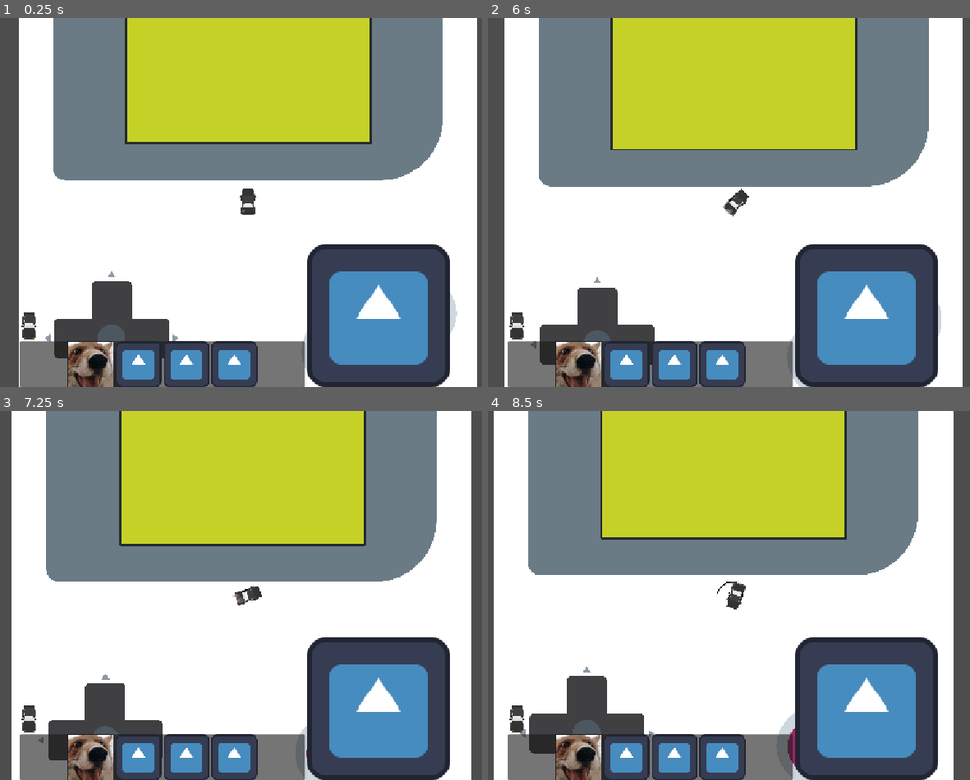
Above: before the commit, frames 1-4 (two rows, left to right).
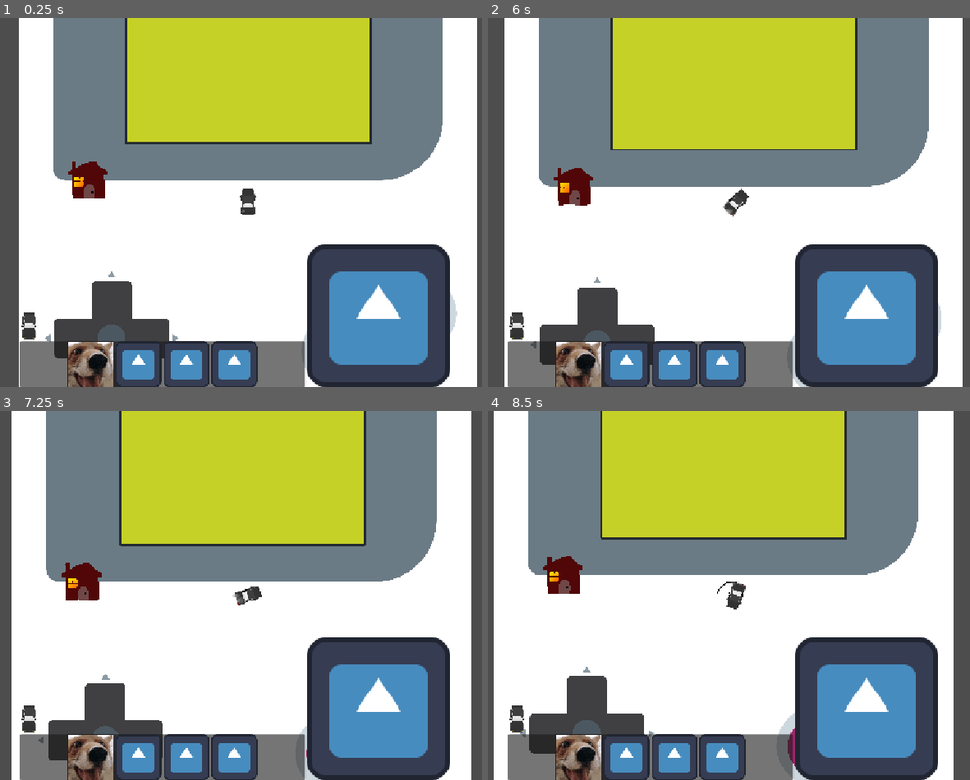
Above: after the commit, the same moments.

Repository: DBorgKiwami/game-jam-2
Game: Godot game, scene res://levels/testlevel.tscn
Two runs of this game, one before a commit and one after it. Both use one fixed random seed, a clock stepped at 60 frames per second and the inputs below. The engine's default icon, where the game draws it, is replaced by a stand-in: a white triangle on a blue panel in a dark square.
Inputs (mouse positions are in pixels of both pictures, inside the frame that each line leads up to):
- Up to frame 1 (0.25 s): no input
- Up to frame 2 (6 s): click (579, 364) at 0.5 s; click (627, 364) at 1.25 s; click (675, 364) at 2 s; click (724, 364) at 2.75 s; click "Press me 10 times to win" at 3.5 s; click (516, 324) at 4.25 s; tap Enter at 5 s; move the mouse to (878, 184) at 5.02 s; hold Right (turn_right) 5.03-5.78 s; hold Up (gas_pedal) 5.03-5.78 s; move the mouse to (603, 220) at 5.77 s; hold Space (brakes) from 5.78 s (still down); click (603, 220) at 5.85 s
- Up to frame 3 (7.25 s): move the mouse to (313, 514) at 6.52 s; release Space (brakes) at 6.53 s; hold Right (turn_right) from 6.53 s (still down); hold Up (gas_pedal) from 6.53 s (still down)
- Up to frame 4 (8.5 s): move the mouse to (704, 669) at 7.27 s; release Up (gas_pedal) at 7.28 s; click (704, 669) at 7.35 s; move the mouse to (931, 650) at 8.02 s; release Right (turn_right) at 8.03 s; hold Left (turn_left) from 8.03 s (still down); hold Up (gas_pedal) from 8.03 s (still down)

The runs differ from the first frame. In frame 1, 0.6% of the frame differs, in the area x 14-23%, y 38-49%; in frame 2, 0.6%; in frame 3, 0.7%, in the area x 12-22%, y 41-52%; in frame 4, 0.7%.

Commit message:
House Win Condition

Diff:
--- a/globals/signal_bus.gd
+++ b/globals/signal_bus.gd
@@ -3,6 +3,7 @@
 signal broken_part(part_index: int)
 signal part_repaired(part_index: int)
 signal toolbar_button_pressed(part_index: int)
+signal reached_house()
 
 #func _process(delta: float) -> void:
 	#broken_part.emit(1)
--- /dev/null
+++ b/levels/house.tscn
@@ -0,0 +1,71 @@
+[gd_scene format=3 uid="uid://bl4vjqa80jcv6"]
+
+[ext_resource type="Script" uid="uid://cw6sbxejvryul" path="res://levels/housescript.gd" id="1_0bg5l"]
+[ext_resource type="Texture2D" uid="uid://bdq4jvb1enysr" path="res://images/house1.png" id="1_4khaa"]
+[ext_resource type="Texture2D" uid="uid://2ak37u513tqe" path="res://images/house2.png" id="2_0bg5l"]
+[ext_resource type="Texture2D" uid="uid://drjtc5xc0u21o" path="res://images/house3.png" id="3_srnql"]
+
+[sub_resource type="CircleShape2D" id="CircleShape2D_l0kak"]
+radius = 280.0
+
+[sub_resource type="SpriteFrames" id="SpriteFrames_g4v7s"]
+animations = [{
+"frames": [{
+"duration": 1.0,
+"texture": ExtResource("1_4khaa")
+}, {
+"duration": 1.0,
+"texture": ExtResource("2_0bg5l")
+}, {
+"duration": 1.0,
+"texture": ExtResource("3_srnql")
+}],
+"loop": 1,
+"name": &"default",
+"speed": 10.0
+}]
+
+[sub_resource type="StyleBoxFlat" id="StyleBoxFlat_4khaa"]
+bg_color = Color(0.6, 0.6, 0.6, 0)
+
+[sub_resource type="StyleBoxFlat" id="StyleBoxFlat_0bg5l"]
+bg_color = Color(0.16862746, 0.70980394, 0, 1)
+
+[node name="House" type="Node2D" unique_id=696121312]
+script = ExtResource("1_0bg5l")
+
+[node name="House Area" type="Area2D" parent="." unique_id=973758840]
+
+[node name="CollisionShape2D" type="CollisionShape2D" parent="House Area" unique_id=1637909849]
+shape = SubResource("CircleShape2D_l0kak")
+
+[node name="House Sprite" type="AnimatedSprite2D" parent="." unique_id=1043248419]
+sprite_frames = SubResource("SpriteFrames_g4v7s")
+autoplay = "default"
+frame_progress = 0.5414319
+
+[node name="Timer" type="Timer" parent="." unique_id=9875488]
+wait_time = 5.0
+one_shot = true
+
+[node name="ProgressBar" type="ProgressBar" parent="." unique_id=1161045195]
+custom_minimum_size = Vector2(200, 0)
+anchors_preset = 8
+anchor_left = 0.5
+anchor_top = 0.5
+anchor_right = 0.5
+anchor_bottom = 0.5
+offset_left = -100.0
+offset_top = -197.0
+offset_right = 100.0
+offset_bottom = -170.0
+grow_horizontal = 2
+grow_vertical = 2
+theme_override_styles/background = SubResource("StyleBoxFlat_4khaa")
+theme_override_styles/fill = SubResource("StyleBoxFlat_0bg5l")
+max_value = 5.0
+show_percentage = false
+
+[connection signal="body_entered" from="House Area" to="." method="_on_house_area_body_entered"]
+[connection signal="body_exited" from="House Area" to="." method="_on_house_area_body_exited"]
+[connection signal="timeout" from="Timer" to="." method="_on_timer_timeout"]
--- /dev/null
+++ b/levels/housescript.gd
@@ -0,0 +1,26 @@
+extends Node2D
+
+@onready var area = $"House Area"
+@onready var timer = $Timer
+@onready var progressBar = $ProgressBar
+
+func _ready() -> void:
+	pass
+
+func _physics_process(delta: float) -> void:
+	if !timer.is_stopped():
+		print("AAAAAAAAAAAA")
+		progressBar.value = 5.0 - timer.time_left
+
+func _on_house_area_body_entered(body: Node2D) -> void:
+	timer.start()
+	pass # Replace with function body.
+
+func _on_house_area_body_exited(body: Node2D) -> void:
+	timer.stop()
+	progressBar.value = 0.0
+	pass # Replace with function body.
+
+func _on_timer_timeout() -> void:
+	SignalBus.emit_signal("reached_house")
+	pass # Replace with function body.
--- a/levels/testlevel.tscn
+++ b/levels/testlevel.tscn
@@ -4,6 +4,7 @@
 [ext_resource type="PackedScene" uid="uid://bkhavqi0ynfy4" path="res://ui/toolbar.tscn" id="1_hb8io"]
 [ext_resource type="Texture2D" uid="uid://ccirfl0vqb1ib" path="res://images/tall_handheld.png" id="1_mvx7d"]
 [ext_resource type="PackedScene" uid="uid://pw02kfhir1h5" path="res://storm/storm.tscn" id="1_t3dhk"]
+[ext_resource type="PackedScene" uid="uid://bl4vjqa80jcv6" path="res://levels/house.tscn" id="5_8j3fl"]
 
 [node name="Testlevel" type="Node2D" unique_id=1543706350]
 
@@ -15,3 +16,6 @@
 
 [node name="Sprite2D" type="Sprite2D" parent="." unique_id=1139017269]
 texture = ExtResource("1_mvx7d")
+
+[node name="House" parent="." unique_id=696121312 instance=ExtResource("5_8j3fl")]
+position = Vector2(-935, -119)
--- a/player/player.gd
+++ b/player/player.gd
@@ -26,8 +26,12 @@
 var forwardSpeed : float = 0
 var turningSpeed : float = 0
 
-#func _ready() -> void:
+func _ready() -> void:
+	SignalBus.connect("reached_house", victory)
 	#SignalBus.connect("broken_part", _break_part)
+
+func victory():
+	print("Your Win!")
 
 #func _break_part(index : int):
 	#print("part broken!", index)
Binary file added: images/house1.png
Not shown, added: images/house1.png.import
Binary file added: images/house2.png
Not shown, added: images/house2.png.import
Binary file added: images/house3.png
Not shown, added: images/house3.png.import
Not shown, added: levels/housescript.gd.uid
